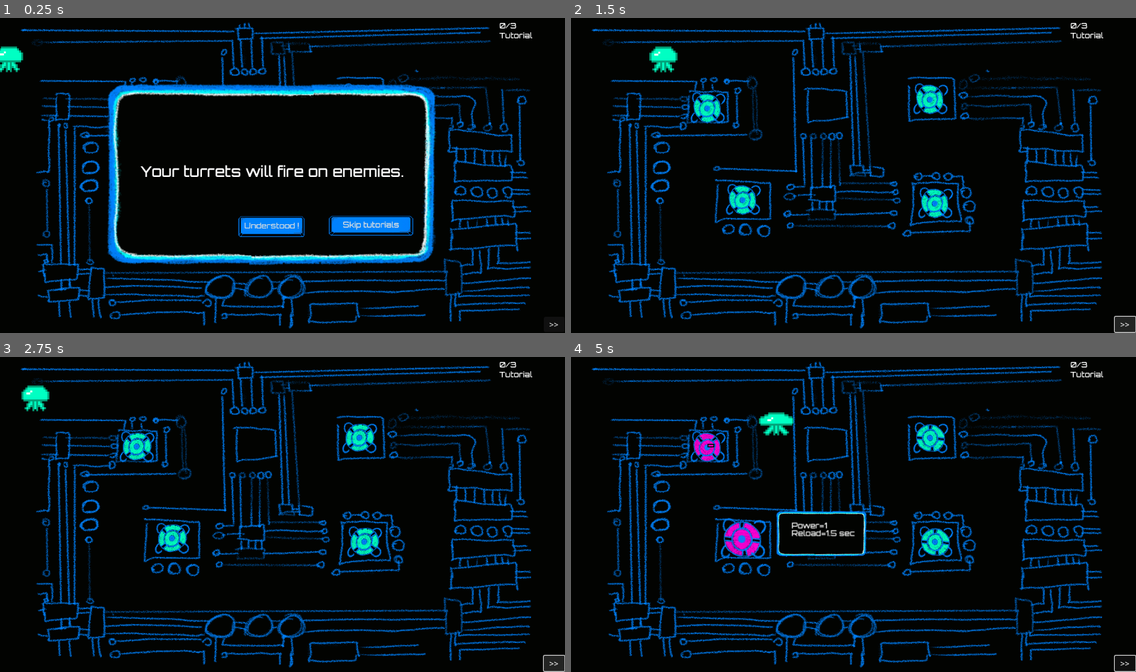
Above: before the commit, frames 1-4 (two rows, left to right).
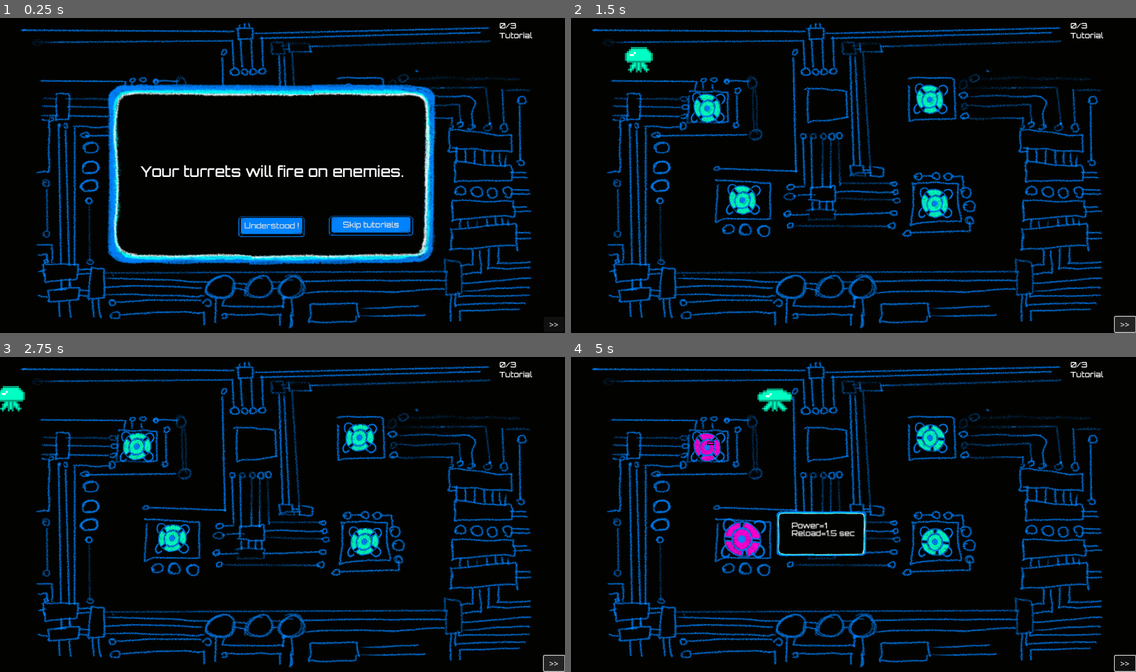
Above: after the commit, the same moments.

Repository: pbagnoud/minijam183
Game: Godot game, scene res://Scenes/main.tscn
Two runs of this game, one before a commit and one after it. Both use one fixed random seed, a clock stepped at 60 frames per second and the inputs below.
Inputs (mouse positions are in pixels of both pictures, inside the frame that each line leads up to):
- Up to frame 1 (0.25 s): no input
- Up to frame 2 (1.5 s): click "Understood !" at 0.5 s; click ">>" at 1.25 s
- Up to frame 3 (2.75 s): click ">>" at 2 s
- Up to frame 4 (5 s): click ">>" at 2.75 s; move the mouse to (712, 442) at 3.52 s; click (712, 442) at 3.67 s; move the mouse to (746, 533) at 4.27 s; click (746, 533) at 4.42 s

The runs differ from the first frame. In frame 1, 0.3% of the frame differs, in the area x 0-5%, y 8-18%; in frame 2, 0.6%; in frame 3, 0.6%; in frame 4, 0.7%, in the area x 24-40%, y 9-29%.

Commit message:
ennemies invisible au debut

Diff:
--- a/minijam183/Scenes/main.tscn
+++ b/minijam183/Scenes/main.tscn
@@ -13,7 +13,7 @@
 
 [sub_resource type="Curve2D" id="Curve2D_jjvhh"]
 _data = {
-"points": PackedVector2Array(0, 0, 0, 0, 18, 95, 0, 0, 0, 0, 417, 96, 0, 0, 0, 0, 424, 280, 0, 0, 0, 0, 235, 288, 0, 0, 0, 0, 242, 484, 0, 0, 0, 0, 875, 488, 0, 0, 0, 0, 867, 272, 0, 0, 0, 0, 650, 268, 0, 0, 0, 0, 649, 96, 0, 0, 0, 0, 1166, 81)
+"points": PackedVector2Array(0, 0, 0, 0, -32, 96, 0, 0, 0, 0, 416, 96, 0, 0, 0, 0, 424, 280, 0, 0, 0, 0, 235, 288, 0, 0, 0, 0, 242, 484, 0, 0, 0, 0, 875, 488, 0, 0, 0, 0, 867, 272, 0, 0, 0, 0, 650, 268, 0, 0, 0, 0, 649, 96, 0, 0, 0, 0, 1166, 81)
 }
 point_count = 10
 
@@ -48,7 +48,7 @@
 script = ExtResource("3_jjvhh")
 
 [node name="PathFollow2D" parent="Path2D" instance=ExtResource("4_kry3j")]
-position = Vector2(18, 95)
+position = Vector2(-32, 96)
 
 [node name="ButtonAcceleration" type="Button" parent="."]
 offset_left = 1109.0
